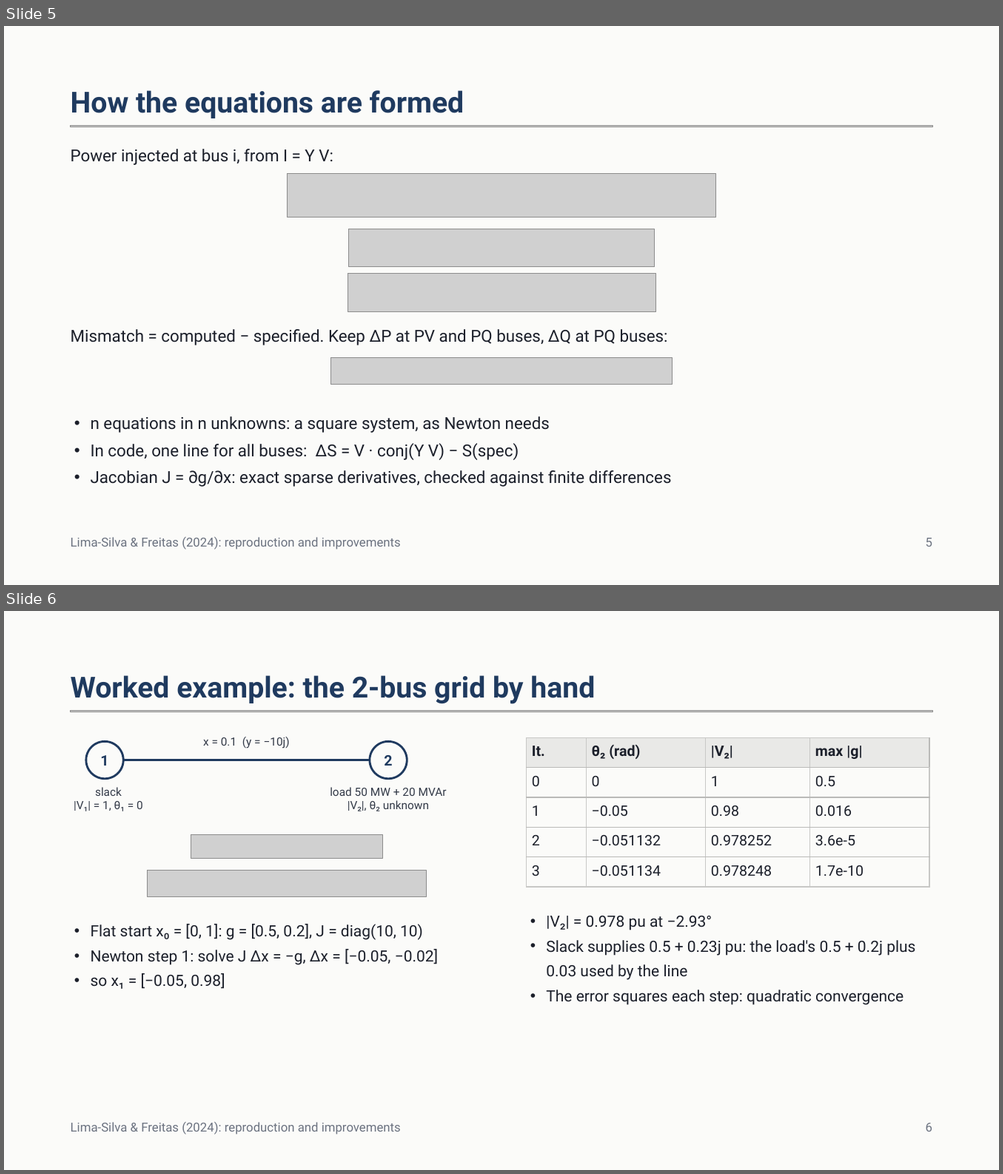
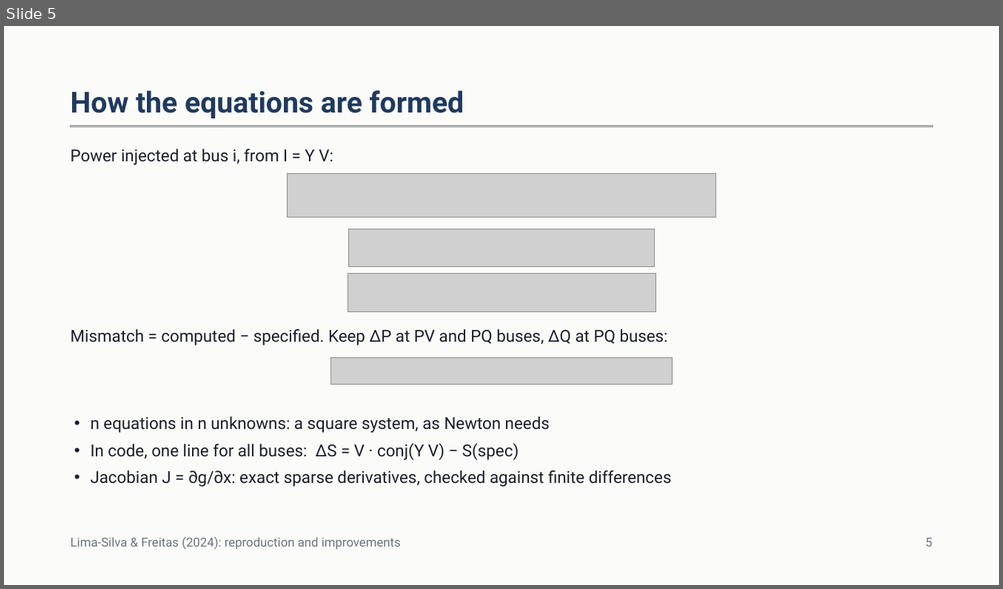
Before and after one commit to JonayedMohiuddin/NumericalAnalysisProject, a slide deck: presentation/Dynamic Homotopy Power Flow.pptx. Shown one above the other, each under a label of ours: slides 5 and 6 before the commit, slide 5 after it. The pictures are 1003x1174 and 1003x589 pixels, drawn with LibreOffice and Linux fonts; fonts in the diff are those of the drawing; grey boxes stand for pictures. Boxes give left, top, right and bottom in pixels: in the first picture for what was removed or moved away, otherwise in the second. Text is boxed around its words. In the diff, an @@ line names an element or a change of style, - is before the commit and + after.

Commit message:
Updated presentations

```diff
--- a/presentation/Dynamic Homotopy Power Flow.pptx
+++ b/presentation/Dynamic Homotopy Power Flow.pptx
@@ slide 6 removed at (4,611,999,1170), background #FBFBF9 @@
@@ text removed at (71,675,595,704) @@
-Worked example: the 2-bus grid by hand
@@ picture removed at (71,711,933,712) @@
@@ ellipse removed at (86,741,123,779) @@
-1
@@ text removed at (203,737,290,749) @@
-x = 0.1 (y = −10j)
@@ ellipse removed at (370,741,407,779) @@
-2
@@ table removed at (526,738,929,887), 5 rows, 4 columns @@
-It. | θ₂ (rad) | |V₂| | max |g|
-0 | 0 | 1 | 0.5
-1 | −0.05 | 0.98 | 0.016
-2 | −0.051132 | 0.978252 | 3.6e-5
-3 | −0.051134 | 0.978248 | 1.7e-10
@@ line removed from (123, 760) to (370, 760) @@
@@ text removed at (74,787,143,812) @@
-slack
-|V₁| = 1, θ₁ = 0
@@ text removed at (330,787,447,812) @@
-load 50 MW + 20 MVAr
-|V₂|, θ₂ unknown
@@ picture removed at (191,834,383,859) @@
@@ picture removed at (148,871,427,897) @@
@@ text removed at (546,916,915,1005) @@
-• |V₂| = 0.978 pu at −2.93°
-• Slack supplies 0.5 + 0.23j pu: the load's 0.5 + 0.2j plus 0.03 used by the line
-• The error squares each step: quadratic convergence
@@ text removed at (91,924,438,989) @@
-• Flat start x₀ = [0, 1]: g = [0.5, 0.2], J = diag(10, 10)
-• Newton step 1: solve J Δx = −g, Δx = [−0.05, −0.02]
-• so x₁ = [−0.05, 0.98]
@@ text removed at (71,1122,401,1135) @@
-Lima-Silva & Freitas (2024): reproduction and improvements
@@ text removed at (925,1123,932,1132) @@
-6
```
Also in this commit, not shown: 2 slides changed, 2 other files.
